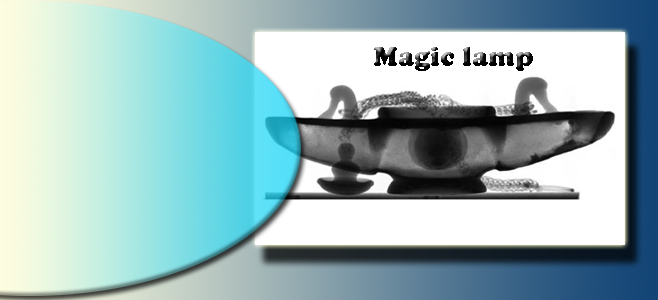
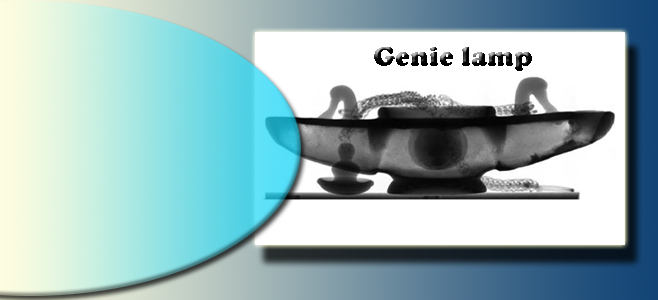
The second 658 x 300 image is a revision of the first. Changes to its layers:
painted on "lamp" over [374, 47, 533, 71]
